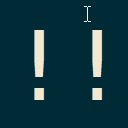
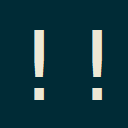
The second w=128, h=128 image is a revision of the first. Changes to its layers:
painted on "Background" over [84, 6, 91, 22]
